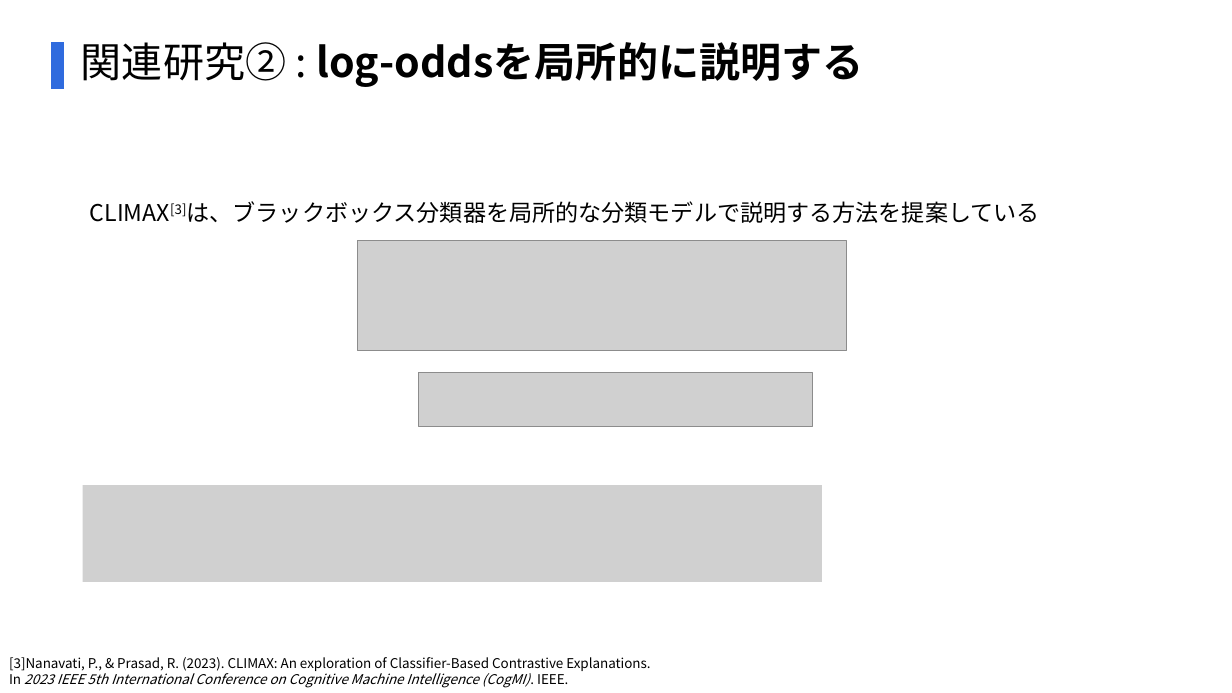
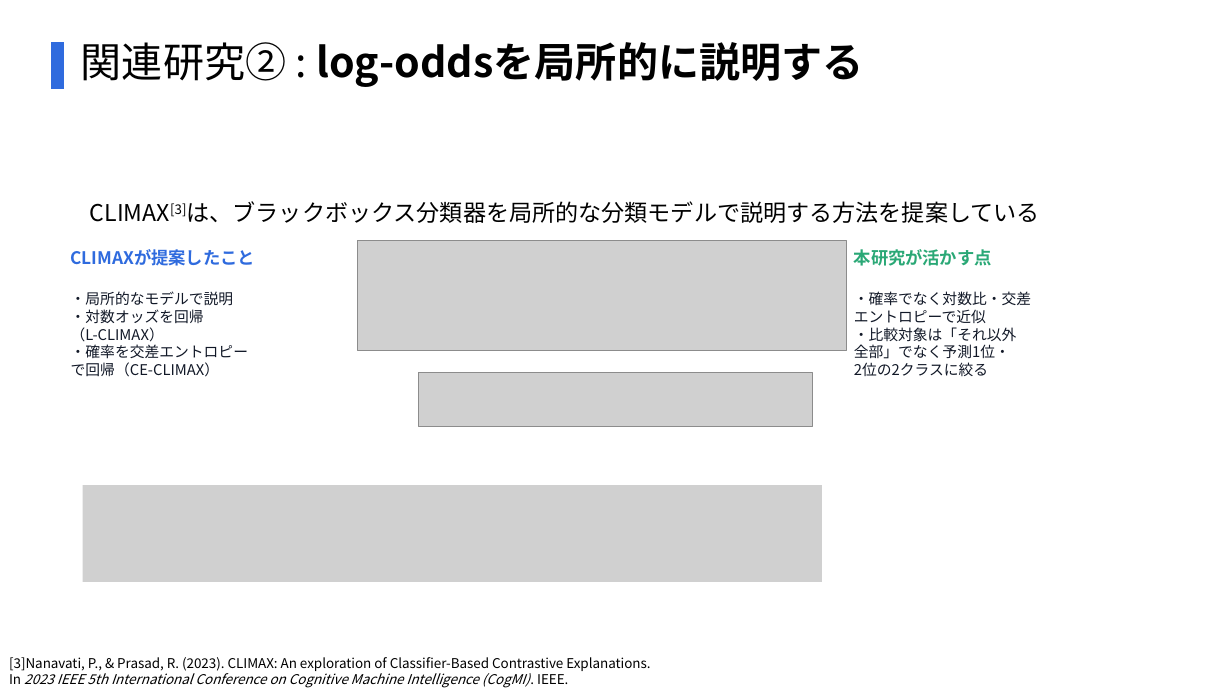
Before and after one commit to SoutaIkegame/Multi-Class-LIME-v2, a slide deck: slide 18 of pptx/MIDTERM_PRESENTATION_v3.pptx. Drawn at 1232x693 pixels with LibreOffice and Linux fonts; fonts in the diff are those of the drawing; grey boxes stand for pictures. Boxes give left, top, right and bottom in pixels: in the first picture for what was removed or moved away, otherwise in the second. Text is boxed around its words. In the diff, an @@ line names an element or a change of style, - is before the commit and + after.

```diff
--- a/pptx/MIDTERM_PRESENTATION_v3.pptx
+++ b/pptx/MIDTERM_PRESENTATION_v3.pptx
@@ text added at (71, 249, 255, 266), 13.5 pt, text #2F6BDE, bold @@
+CLIMAXが提案したこと
@@ text added at (854, 249, 992, 266), 13.5 pt, text #2AA876, bold @@
+本研究が活かす点
@@ text added at (71, 291, 248, 377), 11.5 pt, text #111827 @@
+・局所的なモデルで説明
+・対数オッズを回帰
+（L-CLIMAX）
+・確率を交差エントロピー
+で回帰（CE-CLIMAX）
@@ text added at (854, 291, 1031, 376), 11.5 pt, text #111827 @@
+・確率でなく対数比・交差
+エントロピーで近似
+・比較対象は「それ以外
+全部」でなく予測1位・
+2位の2クラスに絞る
```
Also in this commit, not shown: 4 other slides changed, 2 other files.
